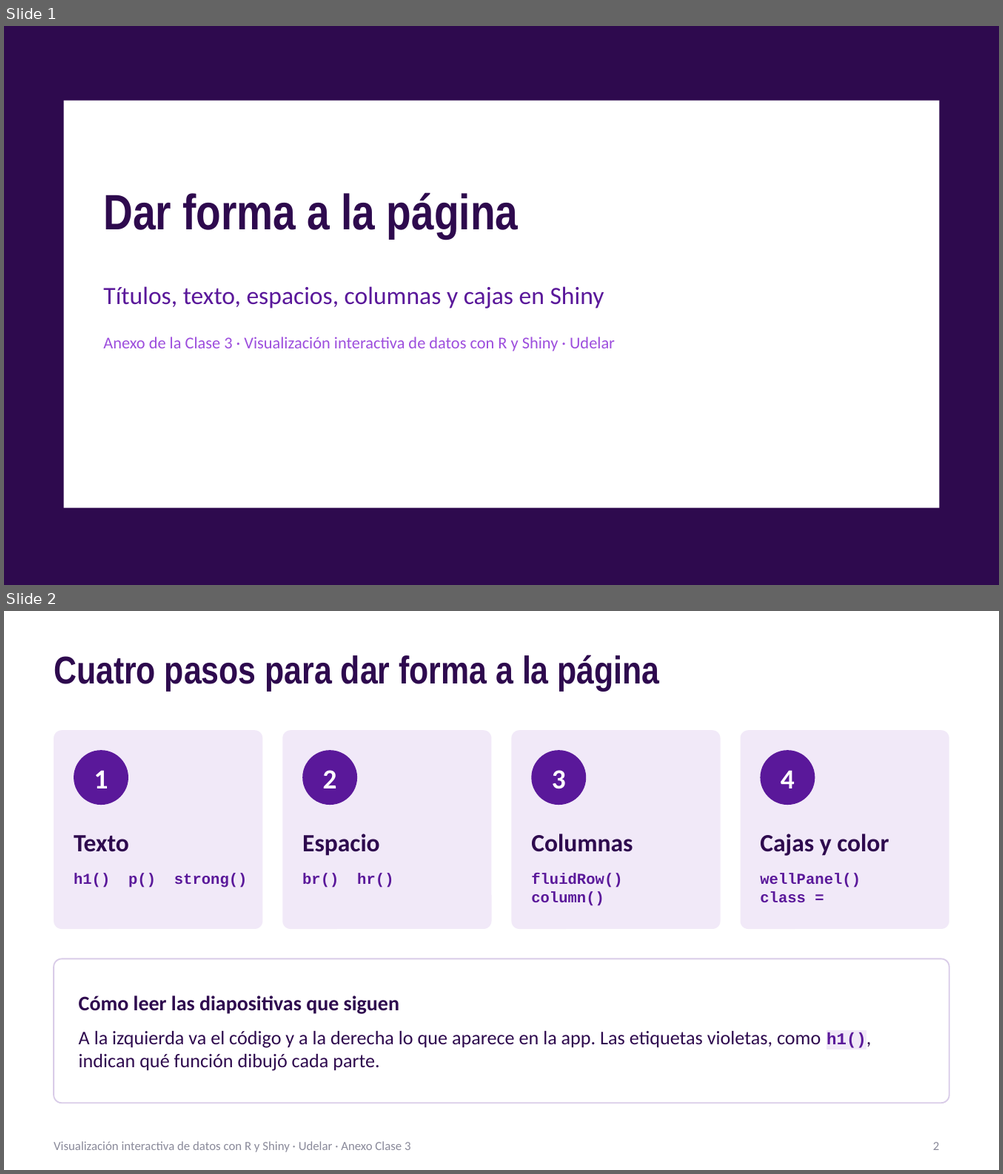
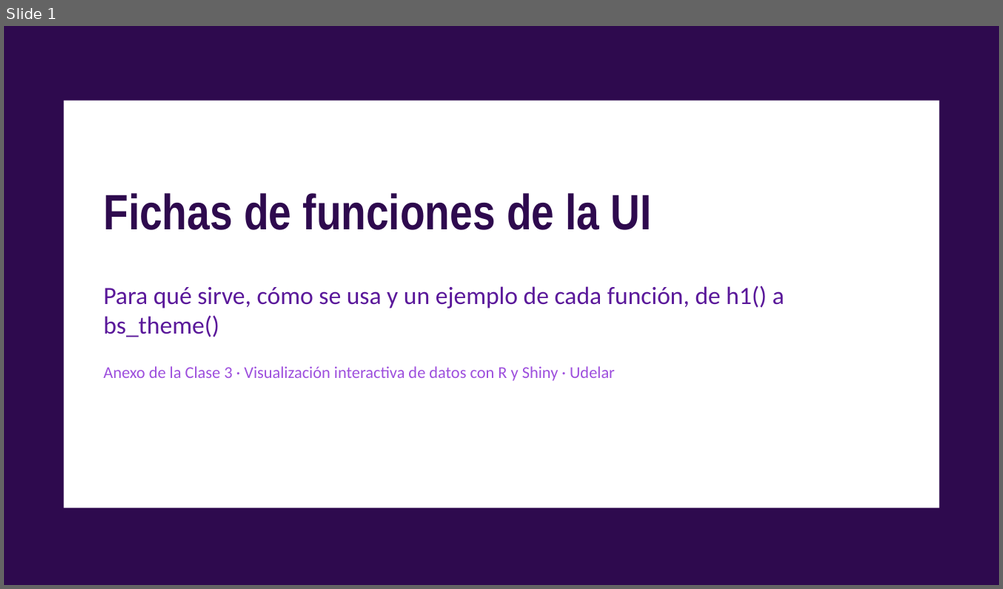
Before and after one commit to nahura99/visualizacion_datos_shiny, a slide deck: clase3/clase3_anexo_ui.pptx. Shown one above the other, each under a label of ours: slides 1 and 2 before the commit, slide 1 after it. The pictures are 1003x1174 and 1003x589 pixels, drawn with LibreOffice and Linux fonts; fonts in the diff are those of the drawing. Boxes give left, top, right and bottom in pixels: in the first picture for what was removed or moved away, otherwise in the second. Text is boxed around its words. In the diff, an @@ line names an element or a change of style, - is before the commit and + after.

```diff
--- a/clase3/clase3_anexo_ui.pptx
+++ b/clase3/clase3_anexo_ui.pptx
@@ slide 2 removed at [4, 611, 999, 1170], background #FFFFFF @@
@@ title removed at [54, 655, 660, 692] @@
-Cuatro pasos para dar forma a la página
@@ rounded rectangle removed at [54, 730, 262, 929] @@
@@ rounded rectangle removed at [282, 730, 492, 929] @@
@@ rounded rectangle removed at [511, 730, 720, 929] @@
@@ rounded rectangle removed at [740, 730, 949, 929] @@
@@ ellipse removed at [74, 750, 128, 805] @@
@@ ellipse removed at [302, 750, 357, 805] @@
@@ ellipse removed at [531, 750, 586, 805] @@
@@ ellipse removed at [760, 750, 814, 805] @@
@@ text removed at [94, 770, 108, 789] @@
-1
@@ text removed at [323, 770, 337, 789] @@
-2
@@ text removed at [552, 770, 566, 789] @@
-3
@@ text removed at [780, 770, 794, 789] @@
-4
@@ text removed at [74, 835, 129, 852] @@
-Texto
@@ text removed at [302, 834, 380, 856] @@
-Espacio
@@ text removed at [531, 834, 632, 852] @@
-Columnas
@@ text removed at [760, 834, 888, 856] @@
-Cajas y color
@@ text removed at [74, 874, 247, 888] @@
-h1() p() strong()
@@ text removed at [302, 874, 393, 888] @@
-br() hr()
@@ text removed at [531, 874, 622, 906] @@
-fluidRow()
-column()
@@ text removed at [760, 874, 860, 903] @@
-wellPanel()
-class =
@@ rounded rectangle removed at [54, 959, 949, 1103] @@
@@ text removed at [79, 996, 866, 1071] @@
-Cómo leer las diapositivas que siguen
-A la izquierda va el código y a la derecha lo que aparece en la app. Las etiquetas violetas, como h1(), indican qué función dibujó cada parte.
@@ text removed at [54, 1142, 411, 1153] @@
-Visualización interactiva de datos con R y Shiny · Udelar · Anexo Clase 3
@@ page number removed at [933, 1142, 939, 1150] @@
-2
@@ slide 1 changed as well @@
@@ title at [103, 193, 652, 230]: text changed @@
-Dar forma a la página
+Fichas de funciones de la UI
@@ text at [103, 286, 784, 338]: text changed @@
-Títulos, texto, espacios, columnas y cajas en Shiny
+Para qué sirve, cómo se usa y un ejemplo de cada función, de h1() a bs_theme()
```
Also in this commit, not shown: 1 other slide changed, 20 slides added, 7 other slides removed.
